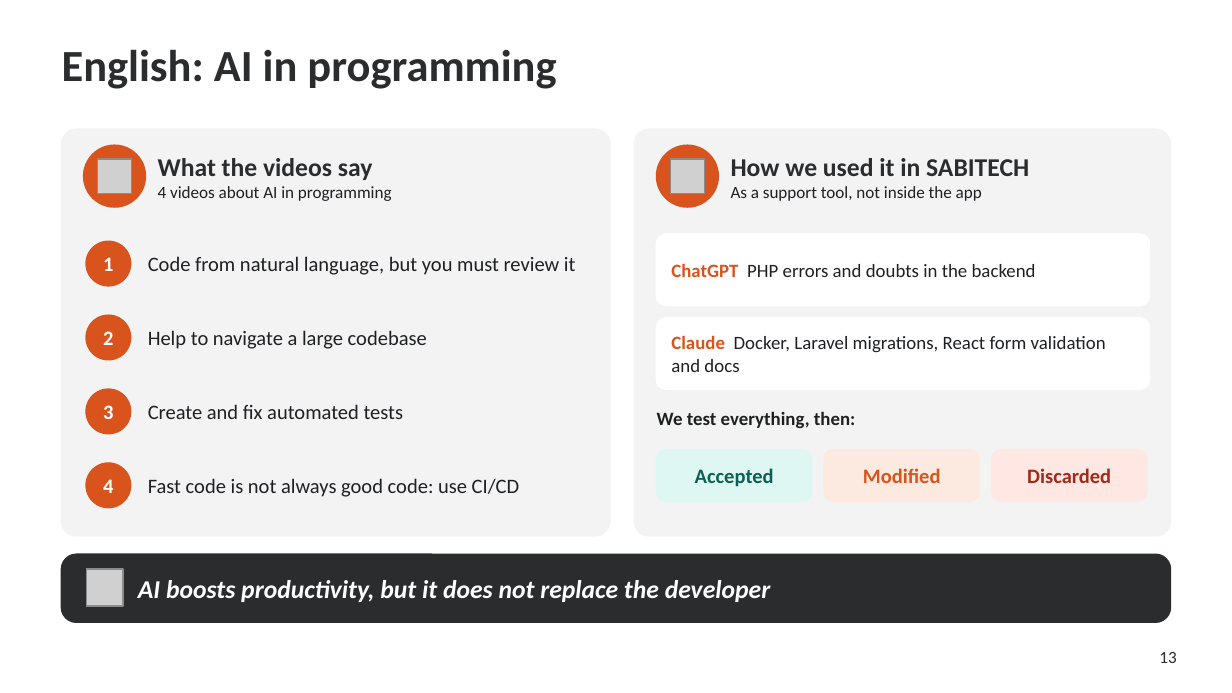
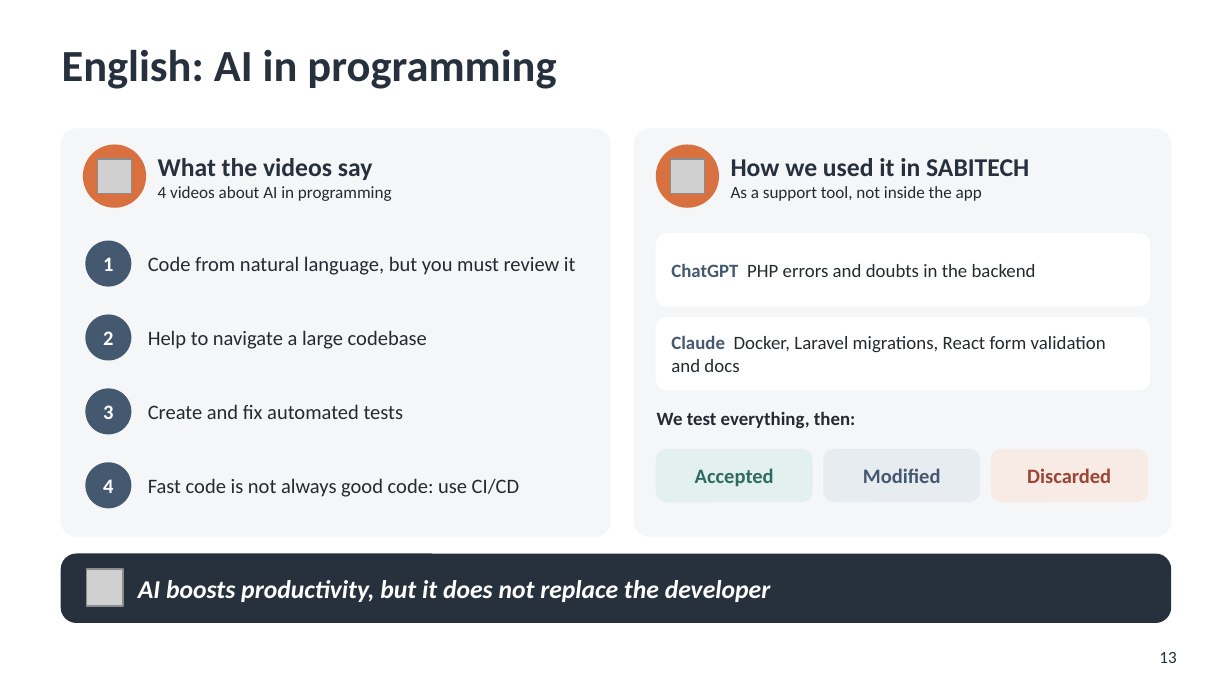
Before and after one commit to pablopedron/SABITECH, a slide deck: slide 13 of documents/Presentacion/07_2_DAW_Intermodular_1Evaluacion_SABITECH_WEB_Presentacion.pptx. Drawn at 1232x693 pixels with LibreOffice and Linux fonts; fonts in the diff are those of the drawing; grey boxes stand for pictures; background and template pictures are left out. Boxes give left, top, right and bottom in pixels: in the first picture for what was removed or moved away, otherwise in the second. Text is boxed around its words. In the diff, an @@ line names an element or a change of style, - is before the commit and + after.

```diff
--- a/documents/Presentacion/07_2_DAW_Intermodular_1Evaluacion_SABITECH_WEB_Presentacion.pptx
+++ b/documents/Presentacion/07_2_DAW_Intermodular_1Evaluacion_SABITECH_WEB_Presentacion.pptx
@@ title "English: AI in programming" at bbox=[62, 49, 556, 89]: text colour #2B2C2E to #27313D @@
@@ rounded rectangle at bbox=[62, 129, 610, 536]: fill #F3F3F4 to #F4F6F8; outline #F3F3F4 1 pt to #F4F6F8 1 pt @@
@@ ellipse at bbox=[84, 145, 145, 207]: fill #D9531C to #D9703F; outline #D9531C 1 pt to #D9703F 1 pt @@
@@ text "What the videos say" at bbox=[158, 158, 392, 201]: text colour #2B2C2E to #27313D in "What the videos say"; text colour #1F2023 to #252A31 in "4 videos about AI in programming" @@
@@ rounded rectangle at bbox=[634, 129, 1170, 536]: fill #F3F3F4 to #F4F6F8; outline #F3F3F4 1 pt to #F4F6F8 1 pt @@
@@ ellipse at bbox=[657, 145, 718, 207]: fill #D9531C to #D9703F; outline #D9531C 1 pt to #D9703F 1 pt @@
@@ text "How we used it in ..." at bbox=[731, 158, 1029, 201]: text colour #2B2C2E to #27313D in "How we used it in SABITECH"; text colour #1F2023 to #252A31 in "As a support tool, not inside the ..." @@
@@ text "ChatGPT PHP errors and doubts ..." at bbox=[671, 264, 1036, 277]: text colour #D9531C to #44596F in "ChatGPT"; text colour #1F2023 to #252A31 in "PHP errors and doubts in the backend" @@
@@ text "Claude Docker, Laravel migrations, React ..." at bbox=[671, 336, 1106, 372]: text colour #D9531C to #44596F in "Claude"; text colour #1F2023 to #252A31 in "Docker, Laravel migrations, React form validation and ..." @@
@@ fill #D9531C to #44596F; outline #D9531C 1 pt to #44596F 1 pt in 4 elements at bbox=[86, 241, 131, 286], bbox=[86, 315, 131, 360], bbox=[86, 389, 131, 434], bbox=[86, 463, 131, 508] @@
@@ text "Accepted" at bbox=[695, 468, 774, 486]: text colour #0B6157 to #2E6B63 @@
@@ rounded rectangle at bbox=[657, 450, 812, 501]: fill #DFF7F3 to #E3F1EE; outline #DFF7F3 1 pt to #E3F1EE 1 pt @@
@@ text "Modified" at bbox=[863, 468, 941, 483]: text colour #D9531C to #44596F @@
@@ rounded rectangle at bbox=[824, 450, 979, 501]: fill #FCE9DF to #E7ECF1; outline #FCE9DF 1 pt to #E7ECF1 1 pt @@
@@ text "Discarded" at bbox=[1027, 468, 1111, 483]: text colour #A12A1A to #9A4535 @@
@@ rounded rectangle at bbox=[992, 450, 1147, 501]: fill #FFE8E3 to #F8EAE4; outline #FFE8E3 1 pt to #F8EAE4 1 pt @@
@@ rounded rectangle at bbox=[62, 554, 1170, 622]: fill #2B2C2E to #27313D; outline #2B2C2E 1 pt to #27313D 1 pt @@
@@ page number at bbox=[1159, 652, 1176, 663]: text colour #2B2C2E to #27313D @@
```
Also in this commit, not shown: 14 other slides changed.
